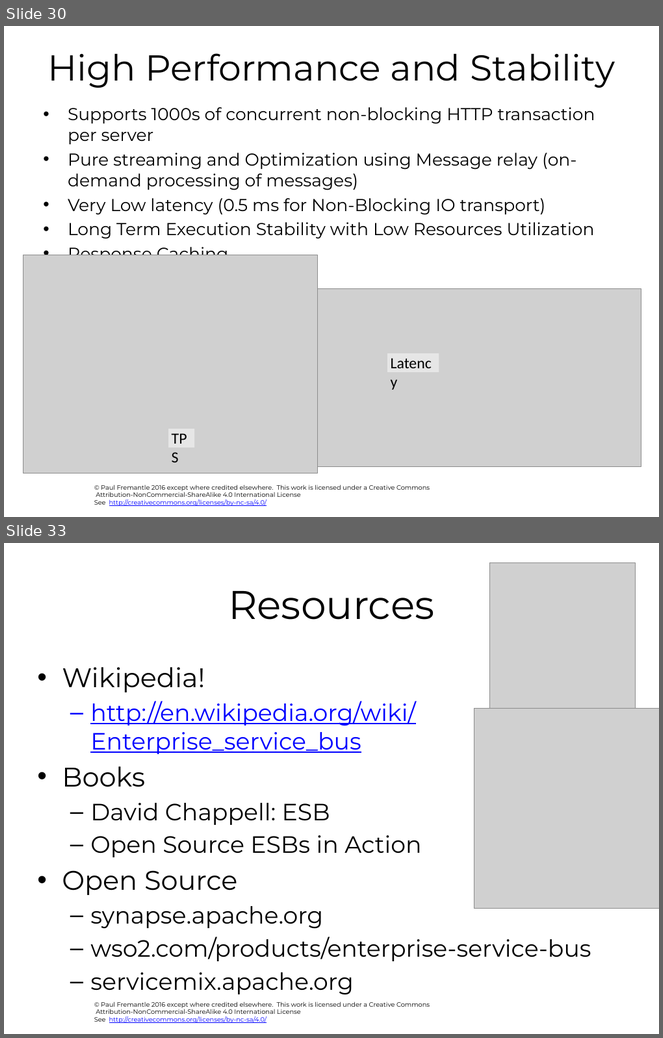
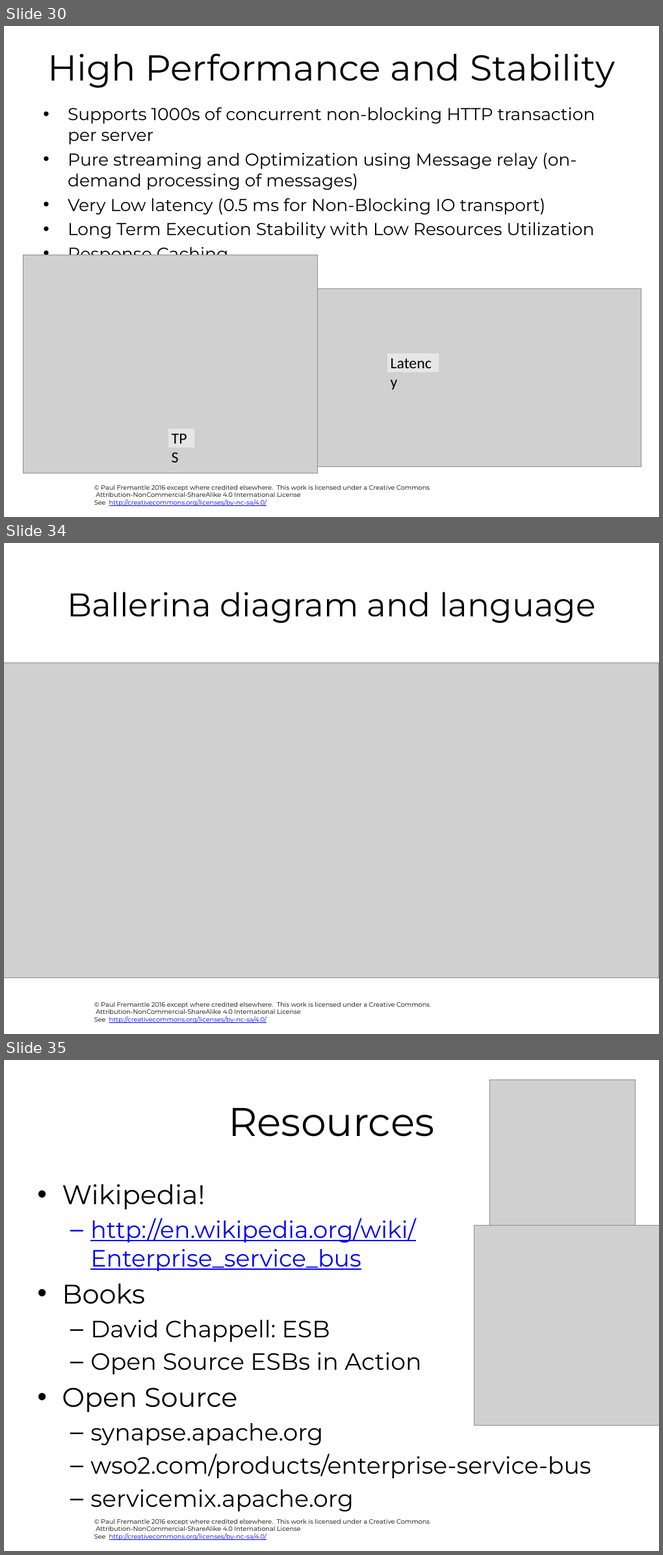
Before and after one commit to pzfreo/ox-soa, a slide deck: presentation-source/10-integration.pptx. Shown one above the other, each under a label of ours: slides 30 and 33 before the commit, slides 30, 34 and 35 after it; the slides between them are not shown. The pictures are 663x1038 and 663x1555 pixels, drawn with LibreOffice and Linux fonts; fonts in the diff are those of the drawing; grey boxes stand for pictures; background and template pictures are left out. Boxes give left, top, right and bottom in pixels: in the first picture for what was removed or moved away, otherwise in the second. Text is boxed around its words. In the diff, an @@ line names an element or a change of style, - is before the commit and + after.

```diff
--- a/presentation-source/10-integration.pptx
+++ b/presentation-source/10-integration.pptx
@@ slide 34 added at bbox=[4, 543, 659, 1034], background #FFFFFF; not listed: 1 template element that a slide beside it also shows @@
@@ title added at bbox=[67, 592, 596, 623], 36 pt, text #000000 @@
+Ballerina diagram and language
@@ picture added at bbox=[4, 663, 659, 979] @@
@@ what was slide 33 is now slide 35 @@
```
Also in this commit, not shown: 3 slides changed, 1 other slide added, 31 other files.
